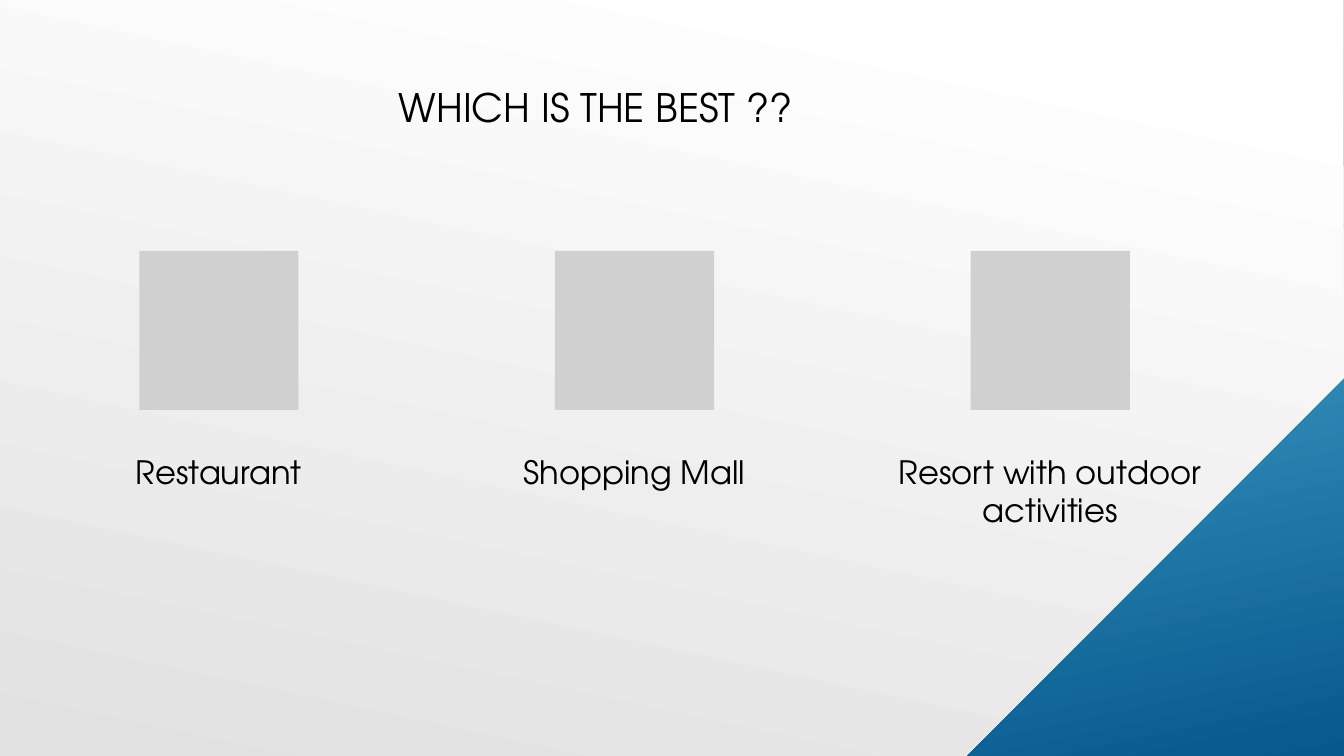
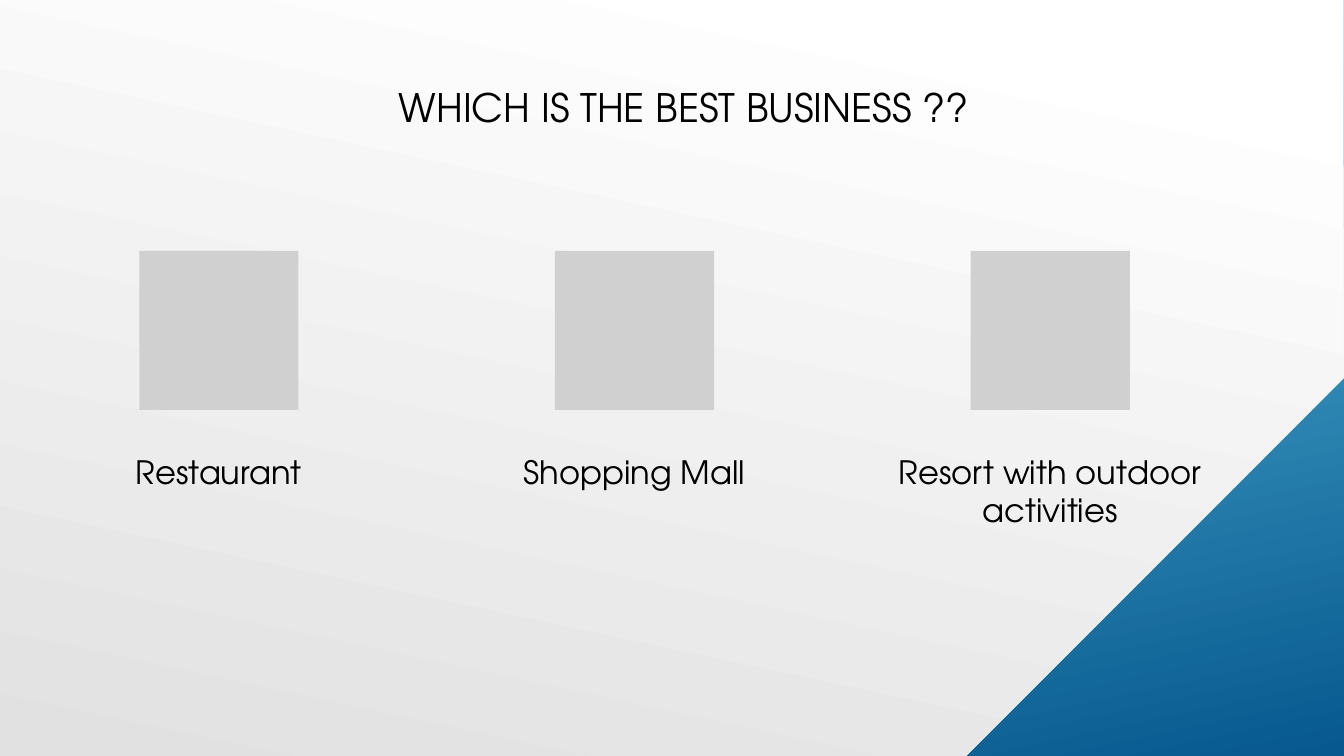
Before and after one commit to kaarthikha/Learn, a slide deck: slide 2 of Predict THE PROJECT.pptx (slide 3 before the commit). Drawn at 1344x756 pixels with LibreOffice and Linux fonts; fonts in the diff are those of the drawing; grey boxes stand for pictures. Boxes give left, top, right and bottom in pixels: in the first picture for what was removed or moved away, otherwise in the second. Text is boxed around its words. In the diff, an @@ line names an element or a change of style, - is before the commit and + after.

```diff
--- a/Predict THE PROJECT.pptx
+++ b/Predict THE PROJECT.pptx
@@ text at bbox=[399, 92, 911, 123]: text changed @@
-WHICH IS THE BEST ??
+WHICH IS THE BEST BUSINESS ??
```
Also in this commit, not shown: 3 other slides changed, 9 slides added, 3 slides removed.
